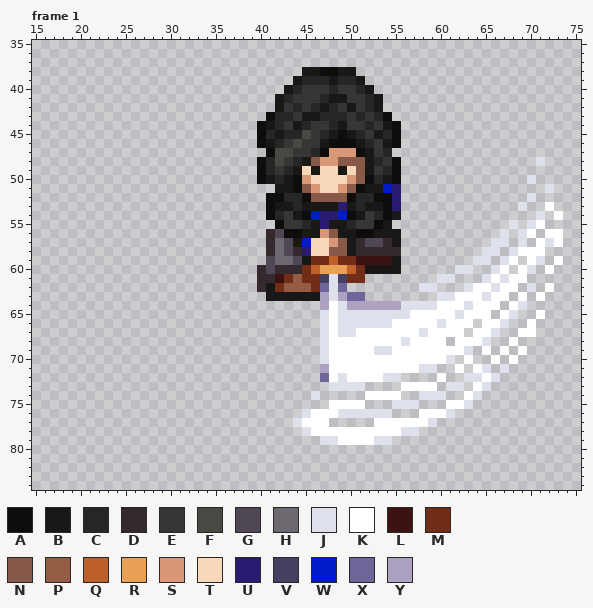
File history of a pixel-art file, aseprite/anya/sword_0_down.aseprite. The picture above was drawn from the file before the commit.
96x96 pixels, 4 frames. Colours within 5 levels of each other are drawn and written as one. Shown: frame 1: x 15..75, y 35..84. The commit also changed other frames, which this record leaves out.
Visible layers, top first: "circle slash", "drawn arc wide slash", "sword", "body".
Palette (. is transparent): A #0f0d0c  B #191817  C #272626  D #352930  E #373635  F #4a4843  G #4f4753  H #6e6871  J #dee1ec  K #ffffff  L #3c1213  M #722d19  N #885848  P #945c43  Q #be602b  R #e7a054  S #d89878  T #f8d8b8  U #2a1b72  V #463f5f  W #001bcc  X #6f659b  Y #ada2c1
Pixels before, frame 1 (only the part around the change), first column x 35:
49 .....ACECBTBTTBTNBECA....................
50 .....ABCBASTTTTSNACBA..............J.....
51 .......BBANSTTSNABBWU................J...
52 ......AACCANNNNACCAAU..............J.....
53 ......ABBCBBBBUBCBBAU.............J..K...
54 ......ACEBAWUUWABECAB...............J.K..
55 .......AEECBUBBCEEAB.............J.JK....
56 ......DGAABBSNBBAABBB...........J.JK.KK..
57 ......DHGBWTTSNBDGGDB..........JJ.J.KJK..
58 ......DHGDUTTNNBDDDDD.........JJ.JKKK....
59 ......GHHGBMMQMMLLLLB........JJ.JK.KJ.K..
60 .....DGDDDMQRRRQMBBBB......JJ..JK.KJ.K...
61 .....DDLMPMMVJVMM........JJ...JKJKK......
62 .....DBMPPPMXJX........JJ...JKKJKK.J.K...
63 ......BBBBBBYJYXX........JJKKKJKK.K.K....
64 ............YKJYYYYYYJJJJKKKJKKK.KJ......
65 ............JKJJJJJJJJKKKKKJKKK.KJ..K....
66 ............JKJJJJJJKKKKKJKKK.KKJ..K.....
67 ............JKJJKKKKKKKJKKKK.KKJ..KK.....
68 ............JKKKKKKKKJKKKK.KKKJ..K.......
69 ............JKKKKKJJKKKKKKKKJ.K.K.K......
70 ............JKKKKKKKKKKKKKJ.K..K.K.......
71 ............YKKKKKKKKKKJJ..K.KJ.J........
72 ............XKJKKKKJJ....K..JJKJ.........
73 .............JJJJ....KKKK.JJ.KJ..........
74 ...........J.....KKKK..JJJ..KJ...........
75 .............KKKK...JJJ...KKJ............
76 ..........JKKKJJJJJJ...KKKJ..............
77 .........JKKK.....KKKKKKJ................
78 ..........JKKKKKKKKKKJJ..................
79 ............JJKKKKJJ.....................
80 .........................................
81 .........................................
82 .........................................
83 .........................................
84 .........................................
After:
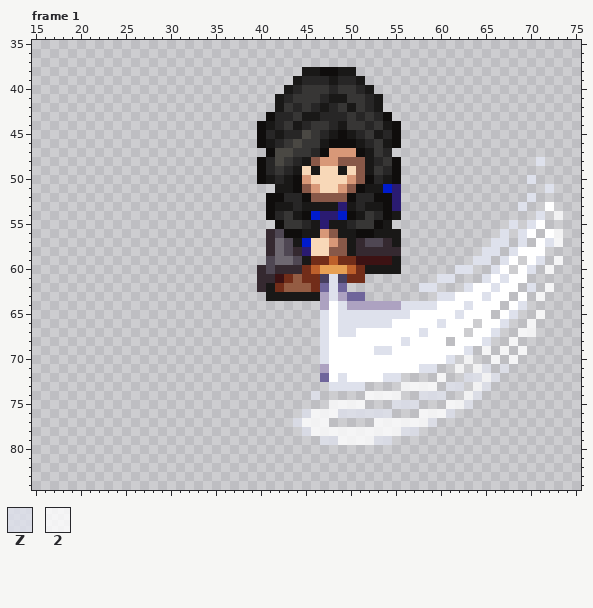
Colours new in this view: Z #dee1eccc  2 #ffffffcc
From old to new:
layer "circle slash" opacity 100% -> 80%
Frame 1:
y 54: x 73 K -> 2
y 56..57: x 73 K -> 2
y 59: x 73 K -> 2
y 60: x 72 K -> 2
y 62: x 72 K -> 2
y 63: x 71 K -> 2
y 65: x 71 K -> 2
y 66: x 70 K -> 2
y 67: x 69..70 KK -> 22
y 68: x 68 K -> 2
y 69: x 65 K -> 2; x 67 K -> 2; x 69 K -> 2
y 70: x 63 K -> 2; x 66 K -> 2; x 68 K -> 2
y 71: x 62 K -> 2; x 64..65 KJ -> 2Z; x 67 J -> Z
y 72: x 60 K -> 2; x 63..66 JJKJ -> ZZ2Z
y 73: x 56..59 KKKK -> 2222; x 61..62 JJ -> ZZ; x 64..65 KJ -> 2Z
y 74: x 46 J -> Z; x 52..55 KKKK -> 2222; x 58..60 JJJ -> ZZZ; x 63..64 KJ -> 2Z
y 75: x 48..51 KKKK -> 2222; x 55..57 JJJ -> ZZZ; x 61..63 KKJ -> 22Z
y 76: x 45..54 JKKKJJJJJJ -> Z222ZZZZZZ; x 58..61 KKKJ -> 222Z
y 77: x 44..47 JKKK -> Z222; x 53..59 KKKKKKJ -> 222222Z
y 78: x 45..57 JKKKKKKKKKKJJ -> Z2222222222ZZ
y 79: x 47..54 JJKKKKJJ -> ZZ2222ZZ
Boxes around the changes in both pictures, in picture pixels (x1, y1, x2, y2):
changed: (293, 211, 563, 445)
